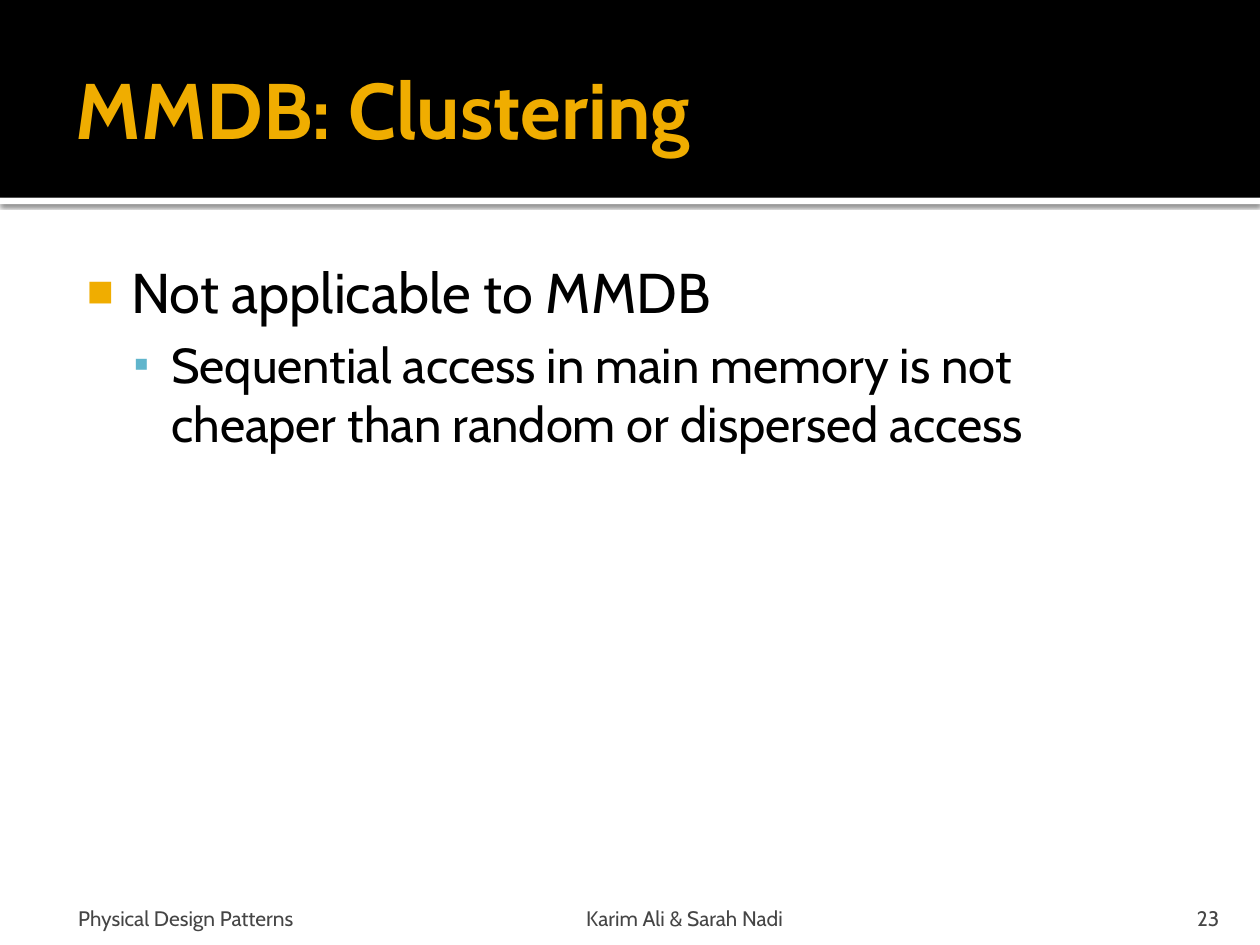
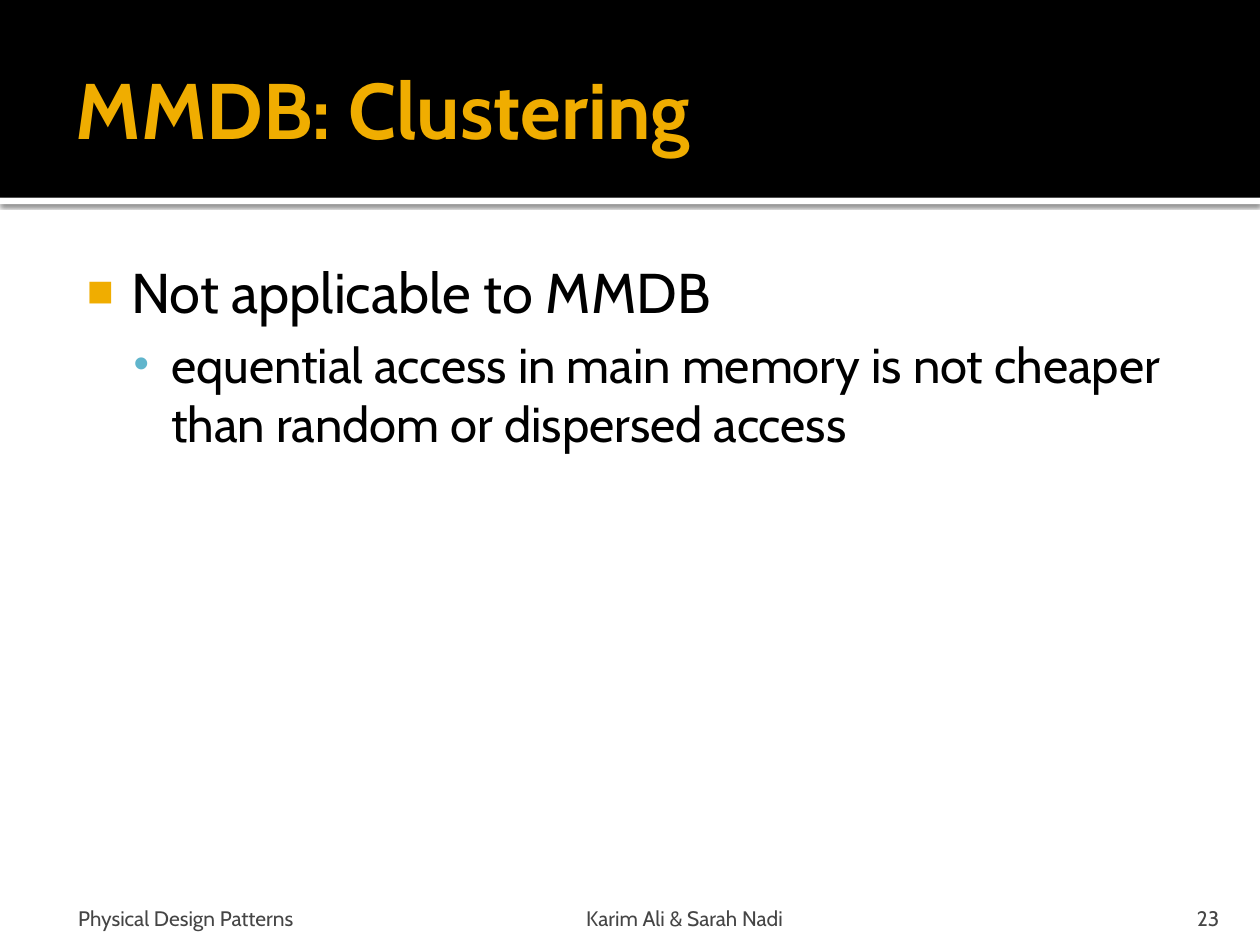
Before and after one commit to snadi/cs848-db, a slide deck: slide 23 of cs848-db/PhysDesignPres.pptx. Drawn at 1260x945 pixels with LibreOffice and Linux fonts; fonts in the diff are those of the drawing. Boxes give left, top, right and bottom in pixels: in the first picture for what was removed or moved away, otherwise in the second. Text is boxed around its words. In the diff, an @@ line names an element or a change of style, - is before the commit and + after.

```diff
--- a/cs848-db/PhysDesignPres.pptx
+++ b/cs848-db/PhysDesignPres.pptx
@@ text at (171, 346, 1159, 453): text changed @@
-  ▪ Sequential access in main memory is not cheaper than random or dispersed access
+  • equential access in main memory is not cheaper than random or dispersed access
```
